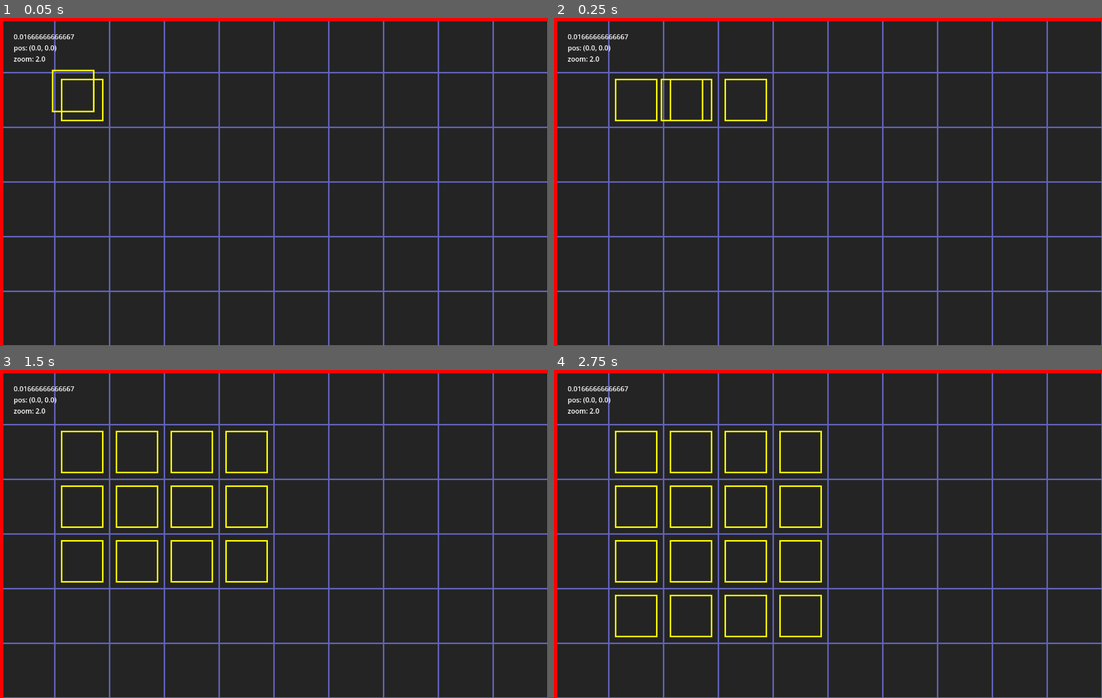
Above: before the commit, frames 1-4 (two rows, left to right).
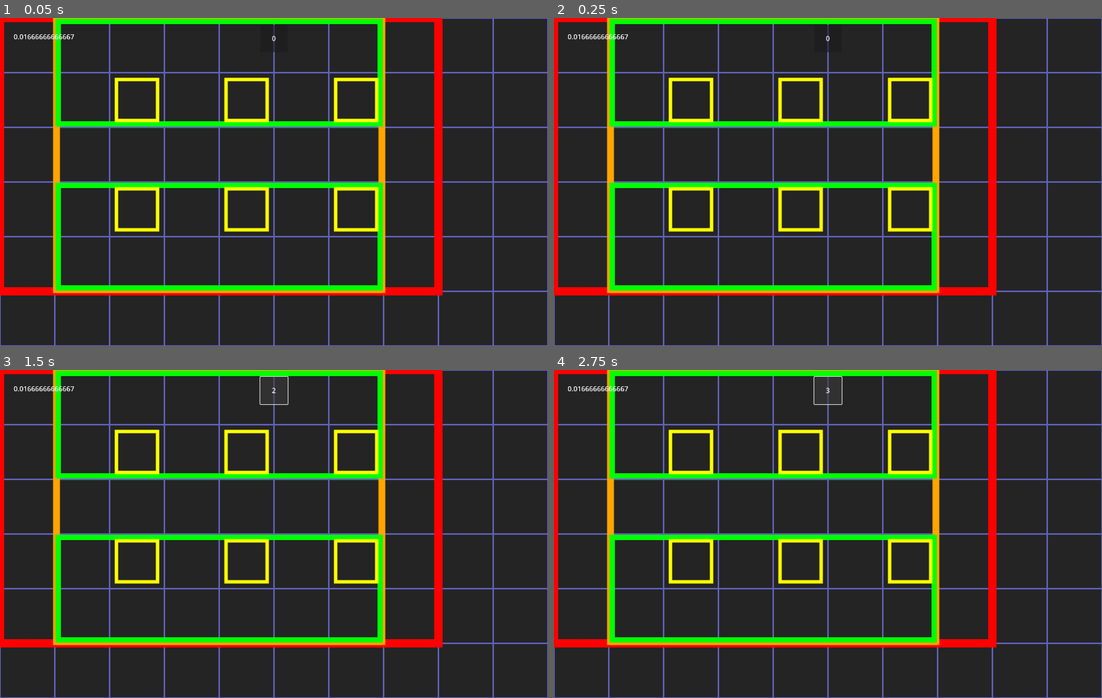
Above: after the commit, the same moments.

Repository: MarshallNekiu/MyLittleProject
Game: Godot game, scene res://scene/main.tscn
Same seed, same stepped clock (60 frames per second), same inputs: the game is played once before the commit and once after it.
Inputs (mouse positions are in pixels of both pictures, inside the frame that each line leads up to):
- Up to frame 1 (0.05 s): no input
- Up to frame 2 (0.25 s): no input
- Up to frame 3 (1.5 s): click (274, 389) at 0.5 s, where only the run after the commit has a clickable "0"; click (274, 389) at 1.25 s, where only the run after the commit has a clickable "1"
- Up to frame 4 (2.75 s): click (828, 389) at 2 s, where only the run after the commit has a clickable "2"

The runs differ from the first frame. In frame 1, 12% of the frame differs, in the area x 0-100%, y 0-100%; in frame 2, 12%; in frame 3, 12%; in frame 4, 13%.

Commit message:
Programming direction changed.

Diff:
--- a/scene/main.tscn
+++ b/scene/main.tscn
@@ -27,6 +27,7 @@
 
 [node name="Main" type="Node2D"]
 script = ExtResource("1_itxqv")
+metadata/_edit_vertical_guides_ = [-191.0, -116.0, -54.0]
 
 [node name="DBLayer" type="CanvasLayer" parent="."]
 
@@ -67,3 +68,18 @@
 anchor_mode = 0
 zoom = Vector2(2, 2)
 position_smoothing_speed = 20.0
+
+[node name="UILayer" type="CanvasLayer" parent="."]
+
+[node name="Turn" type="Button" parent="UILayer"]
+anchors_preset = 5
+anchor_left = 0.5
+anchor_right = 0.5
+offset_left = -32.0
+offset_top = 16.0
+offset_right = 32.0
+offset_bottom = 80.0
+grow_horizontal = 2
+text = "0"
+
+[connection signal="pressed" from="UILayer/Turn" to="." method="_on_turn_pressed"]
--- a/script/field.gd
+++ b/script/field.gd
@@ -1,72 +1,26 @@
 class_name Field
 extends Node2D
 
-signal focused(_field: Field)
-signal teamFocused(_field: Field, _team: Team)
-signal unitFocused(_field: Field, _team: Team, _unit: Unit)
+static var focused: Field
 
-var size: Vector2:
-	set(x): __rectNode.size = x
-	get: return __rectNode.size
+var size: Vector2i = Vector2i(5, 5)
 
-var __class: String = ""
-var __teams: Array[Team]
-var __focus: Team
-
-var __rectNode: ReferenceRect = ReferenceRect.new()
-var __teamsNode: Node2D = Node2D.new()
-
+var __season: String = ""
 var __rid: int = rid_allocate_id()
 
 
-func _init(_class: String) -> void:
-	__class = _class
+func _init(_season: String) -> void:
+	__season = _season
 
-	__rectNode.border_color = Color.WHITE
-	__rectNode.border_width = 4.0
-	__rectNode.editor_only = false
-	__rectNode.size = Vector2(512, 320)
-	__rectNode.pivot_offset = __rectNode.size * 0.5
-	__rectNode.mouse_filter = Control.MOUSE_FILTER_IGNORE
-
-	add_child(__rectNode)
-	add_child(__teamsNode)
+	add_to_group("field")
 
 
-func __newTeam(_name: String) -> Team:
-	var team: Team = Team.new(_name)
-	return team
+func _process(_delta: float) -> void:
+	queue_redraw()
 
 
-func _process(delta: float) -> void:
-	if is_instance_valid(__focus):
-		pass # FOCUS ANIMATION
-	__rectNode.scale = Vector2.ONE + ((Vector2.ONE * 4) * sin(Time.get_ticks_msec() * 0.005)) / __rectNode.size
+func _draw() -> void:
+	draw_rect(Rect2(Vector2i(2, 2), size * 64 - Vector2i(4, 4)), Color.ORANGE, false, 8)
 
 
-func turnProccess(_time: float) -> void: # turn = floor(_time)
-	pass
-
-
-func attachTeam(_name: String) -> void:
-	var team: Team = __newTeam(_name)
-	__teams.append(team)
-
-
-func attachUnit(_tIdx: int, _class: String) -> void:
-	__teams[_tIdx].attachUnit(_class)
-
-
-func addTeam(idx: int) -> void:
-	var team: Team = __teams[idx]
-	__teamsNode.add_child(team)
-
-
-func addUnit(_tIdx: int, _uIdx: int) -> void:
-	__teams[_tIdx].addUnit(_uIdx)
-
-
-func focusTeam(idx: int) -> void:
-	if is_instance_valid(__focus):
-		pass
-	__focus = __teams[idx]
+func get_season() -> String: return __season
--- a/script/main.gd
+++ b/script/main.gd
@@ -1,37 +1,85 @@
 extends Node2D
 
+const __test_world_data: Dictionary = {
+	"main" = { "position" = Vector2i(0, 0), "size" = Vector2i(8, 5) },
+	"field" = [
+		{
+			"position" = Vector2i(1, 0), "size" = Vector2i(6, 5),
+			"season" = "spring",
+			"team" = {
+				"team0" = {
+					"position" = Vector2i(0, 0), "size" = Vector2i(6, 2),
+					"unit" = [
+						{ "type" = "normal", "position" = Vector2i(1, 1), "size" = Vector2i(1, 1) },
+						{ "type" = "normal", "position" = Vector2i(3, 1), "size" = Vector2i(1, 1) },
+						{ "type" = "normal", "position" = Vector2i(5, 1), "size" = Vector2i(1, 1) }
+					]
+				},
+				"team1" = {
+					"position" = Vector2i(0, 3), "size" = Vector2i(6, 2),
+					"unit" = [
+						{ "type" = "normal", "position" = Vector2i(1, 0), "size" = Vector2i(1, 1) },
+						{ "type" = "normal", "position" = Vector2i(3, 0), "size" = Vector2i(1, 1) },
+						{ "type" = "normal", "position" = Vector2i(5, 0), "size" = Vector2i(1, 1) }
+					]
+				}
+			}
+		}
+	]
+}
+
 static var __mouse: Vector2
+
+var size: Vector2i = Vector2i(8, 8)
 
 var __debug: Dictionary
 
 
 func _init() -> void:
+	set_world(__test_world_data)
+
+	return
+
+	add_child(Field.new("Spring"))
+	add_child(Team.new("team0"))
+
 	for i in 16:
 		var unit: Unit = Unit.new("normal")
 		add_child(unit)
-		await unit.move(Vector2.ONE, 1)
+		await unit.move(Vector2.ONE, 2)
 		await unit.move(Vector2.RIGHT, i % 4)
 		await unit.move(Vector2.DOWN, floori(i / 4.0))
 
 
 func _ready() -> void:
-	setCameraPosition(Vector2.ZERO)
-	setCameraZoom(2.0)
+	set_camera_position(Vector2.ZERO)
+	set_camera_zoom(2.0)
 
 
 func _input(event: InputEvent) -> void:
 	if event is InputEventScreenDrag:
-		__debug["mouse"] = event.position
+		pass#["mouse"] = event.position
 	elif event is InputEventScreenTouch:
-		__debug["mouse"] = getCameraPosition() + event.position * (1.0 / getCameraZoom())
+		#__debug["mouse"] = get_camera_position() + event.position * (1.0 / get_camera_zoom())
+		var ev_loc: InputEventScreenTouch = make_input_local(event)
 		if event.is_pressed():
 			if event.double_tap:
-				setCameraZoom(wrapf(getCameraZoom() + 0.5, 0.5, 2.5))
+				set_camera_zoom(wrapf(get_camera_zoom() + 0.5, 0.5, 2.5))
+				return
+
+			var units: Array[Unit]
+			units.append_array(get_tree().get_nodes_in_group("unit"))
+
+			for unit in units:
+				if Rect2(unit.global_position + Vector2(8, 8), Vector2(64 - 16, 64 - 16)).has_point(ev_loc.position):
+					Unit.focused = unit
+					break
+
 		else:
 			var unit: Unit = Unit.focused
 			if is_instance_valid(unit):
-				var dir: Vector2 = unit.position.direction_to(__mouse)
-				var dis: float = unit.position.distance_to(__mouse)
+				var dir: Vector2 = unit.global_position.direction_to(__mouse)
+				var dis: float = unit.global_position.distance_to(__mouse)
 				var deg: int = absi(int(Vector2.UP.dot(dir) * 90))
 				var vector: Vector2 = dir
 
@@ -39,67 +87,103 @@
 					if deg == 63:
 						vector *= 1.41421
 
-					unit.move(vector, roundi((dis if not deg == 63 else (dis / 1.41421)) / 64.0))
+					unit.move(vector, roundi((dis if not deg == 63 else (dis / 1.41421)) / 64.0), 0.1)
 
 				Unit.focused = null
 
 
 func _unhandled_input(event: InputEvent) -> void:
 	if event is InputEventScreenDrag:
-		var localEvent: InputEventScreenDrag = make_input_local(event)
+		var local_event: InputEventScreenDrag = make_input_local(event)
 		if not is_instance_valid(Unit.focused):
-			setCameraPosition(getCameraPosition() - event.relative * (1.0 /getCameraZoom()))
+			set_camera_position(get_camera_position() - event.relative * (1.0 /get_camera_zoom()))
 		else:
-			var mouse: Vector2 = (localEvent.position.clamp(Vector2.ZERO, Vector2(1280 - 32, 768 - 32)) / Vector2(64, 64)).floor() * 64
-			var dir: Vector2 = Unit.focused.position.direction_to(mouse)
+			var mouse: Vector2 = (local_event.position.clamp(Vector2.ZERO, Vector2(512 - 32, 512 - 32)) / Vector2(64, 64)).floor() * 64
+			var dir: Vector2 = Unit.focused.global_position.direction_to(mouse)
 			var deg: int = absi(int(Vector2.UP.dot(dir) * 90))
 
 			if deg in [0, 63, 90]:
 				__mouse = mouse
-			__debug["dot"] = absi(int(Vector2.UP.dot(__mouse.direction_to(Unit.focused.position)) * 90))
+			#__debug["dot"] = absi(int(Vector2.UP.dot(__mouse.direction_to(Unit.focused.position)) * 90))
 
 
 func _process(delta: float) -> void:
-	var toDebug: String = str(delta, "\n")
+	var to_debug: String = str(delta, "\n")
 	for _key in __debug:
-		toDebug += str(_key, ": ", __debug[_key], "\n")
-	$DBLayer/Label.text = toDebug
+		to_debug += str(_key, ": ", __debug[_key], "\n")
+	$DBLayer/Label.text = to_debug
 
 	queue_redraw()
 
 
 func _draw() -> void:
-	draw_rect(Rect2(Vector2(0, 0), Vector2(1280, 768)), Color.RED, false, 8)
+	draw_rect(Rect2(Vector2(0, 0), size * 64), Color.RED, false, 10)
 	var unit: Unit = Unit.focused
 
 	if is_instance_valid(unit):
-		draw_rect(Rect2(unit.position + Vector2(24, 24), Vector2(16, 16)), Color.VIOLET, true)
+		draw_rect(Rect2(unit.global_position + Vector2(24, 24), Vector2(16, 16)), Color.VIOLET, true)
 
-		if absi(int(Vector2.UP.dot(__mouse.direction_to(Unit.focused.position)) * 90)) in [0, 63, 90]:
+		if absi(int(Vector2.UP.dot(__mouse.direction_to(Unit.focused.global_position)) * 90)) in [0, 63, 90]:
 			draw_rect(Rect2(__mouse + Vector2(24, 24), Vector2(16, 16)), Color.VIOLET, true)
-			draw_line(unit.position + Vector2(32, 32), __mouse + Vector2(32, 32), Color.VIOLET, 2.0)
+			draw_line(unit.global_position + Vector2(32, 32), __mouse + Vector2(32, 32), Color.VIOLET, 2.0)
+
+
+func set_world(_data: Dictionary) -> void:
+	position = _data.main.position * 64
+	size = _data.main.size
+
+	for f: Dictionary in _data.field as Array:
+		var fn: Field = Field.new(f.season)
+		fn.position = f.position * 64
+		fn.size = f.size
+
+		for t: String in f.team as Dictionary:
+			var tn: Team = Team.new(t)
+			tn.position = f.team[t].position * 64
+			tn.size = f.team[t].size
+
+			for u: Dictionary in f.team[t].unit as Array:
+				var un: Unit = Unit.new(u.type)
+				un.position = u.position * 64
+				un.size = u.size
+
+				tn.add_child(un)
+
+			fn.add_child(tn)
+
+		add_child(fn)
 
 
 
-func setCameraZoom(_zoom: float) -> void:
+func get_world() -> Dictionary:
+	var data: Dictionary = {}
+
+	return data
+
+
+func set_camera_zoom(_zoom: float) -> void:
 	$Camera.zoom = Vector2(_zoom, _zoom)
 	$BGLayer/Grid.material.set_shader_parameter("zoom", _zoom)
 
-	__debug["zoom"] = _zoom
+	#__debug["zoom"] = _zoom
 
 
-func getCameraZoom() -> float:
+func get_camera_zoom() -> float:
 	return $Camera.zoom.x
 
 
-func setCameraPosition(_position: Vector2) -> void:
+func set_camera_position(_position: Vector2) -> void:
 	var grid: ShaderMaterial = $BGLayer/Grid.material
 
 	$Camera.position = _position
 	grid.set_shader_parameter("offset", _position)
 
-	__debug["pos"] = _position
+	#__debug["pos"] = _position
 
 
-func getCameraPosition() -> Vector2:
+func get_camera_position() -> Vector2:
 	return $Camera.position
+
+
+func _on_turn_pressed() -> void:
+	$UILayer/Turn.text = str($UILayer/Turn.text.to_int() + 1)
--- a/script/team.gd
+++ b/script/team.gd
@@ -1,63 +1,22 @@
 class_name Team
 extends Node2D
 
-var size: Vector2:
-	set(x): __rectNode.size = x
-	get: return __rectNode.size
+static var focused: Team
 
-var __name: String = ""
-var __units: Array[Unit]
-var __focus: Unit
-
-var __rectNode: ReferenceRect = ReferenceRect.new()
-var __unitsNode: Node2D = Node2D.new()
+var size: Vector2i =  Vector2i(4, 4)
 
 var __rid: int = rid_allocate_id()
 
 
 func _init(_name: String) -> void:
-	__name = _name
+	name = _name
 
-	__rectNode.border_color = Color.GREEN
-	__rectNode.border_width = 2.0
-	__rectNode.editor_only = false
-	__rectNode.size = Vector2(256, 192)
-	__rectNode.pivot_offset = __rectNode.size * 0.5
-	__rectNode.mouse_filter = Control.MOUSE_FILTER_IGNORE
-
-	var normalsNode: Node2D = Node2D.new()
-	normalsNode.name = "normal"
-
-	__unitsNode.add_child(normalsNode)
-	add_child(__rectNode)
-	add_child(__unitsNode)
+	add_to_group("team")
 
 
-func _process(delta: float) -> void:
-	if is_instance_valid(__focus):
-		pass # FOCUS ANIMATION
-	__rectNode.scale = Vector2.ONE + ((Vector2.ONE * 2) * sin(Time.get_ticks_msec() * 0.005)) / __rectNode.size
+func _process(_delta: float) -> void:
+	queue_redraw()
 
 
-func __newUnit(_class: String) -> Unit:
-	var unit: Unit = Unit.new(_class)
-	return unit
-
-
-func attachUnit(_class: String) -> void:
-	var unit: Unit = __newUnit(_class)
-	__units.append(unit)
-
-
-func addUnit(idx: int) -> void:
-	var unit: Unit = __units[idx]
-	__unitsNode.get_node(unit.getClass()).add_child(unit)
-
-
-func focusUnit(idx: int) -> void:
-	if is_instance_valid(__focus):
-		pass
-	__focus = __units[idx]
-
-
-func getName() -> String: return __name
+func _draw() -> void:
+	draw_rect(Rect2(Vector2(4, 4), size * 64 - Vector2i(8, 8)), Color.GREEN, false, 6)
--- a/script/unit.gd
+++ b/script/unit.gd
@@ -1,22 +1,21 @@
 class_name Unit
 extends Node2D
 
+enum STATE{IDLE, MOVING}
+
 static var focused: Unit
 
-var __class: String = ""
-#var __rid: int = rid_allocate_id()
+var size: Vector2i = Vector2i(1, 1)
+
+var __type: String = ""
+var __state: STATE = STATE.IDLE
+var __rid: int = rid_allocate_id()
 
 
-func _init(_class: String) -> void:
-	__class = _class
+func _init(_type: String) -> void:
+	__type = _type
 
-
-func _input(event: InputEvent) -> void:
-	if event is InputEventScreenTouch:
-		var localEvent: InputEventScreenTouch = make_input_local(event)
-		if event.is_pressed():
-			if Rect2(Vector2.ZERO, Vector2(64, 64)).has_point(localEvent.position):
-				focused = self
+	add_to_group("unit")
 
 
 func _process(_delta: float) -> void:
@@ -24,12 +23,16 @@
 
 
 func _draw() -> void:
-	draw_rect(Rect2(Vector2(8, 8), Vector2(64 - 16, 64 - 16)), Color.YELLOW, false, 2)
+	draw_rect(Rect2(Vector2(8, 8), size * 64 - Vector2i(16, 16)), Color.YELLOW, false, 4)
 
 
-func move(_vector: Vector2, _step: int) -> void:
+func move(_vector: Vector2, _step: int, _t: float = 0.02) -> void:
+	if not __state == STATE.IDLE:
+		return
+	__state = STATE.MOVING
 	for i in _step:
-		await create_tween().tween_property(self, "position", (position + _vector * 64) / (Vector2(64, 64)).round() * 64, 0.02).finished
+		await create_tween().tween_property(self, "position", (position + _vector * 64) / (Vector2(64, 64)).round() * 64, _t).finished
+	__state = STATE.IDLE
 
 
-func getClass() -> String: return __class
+func get_type() -> String: return __type
